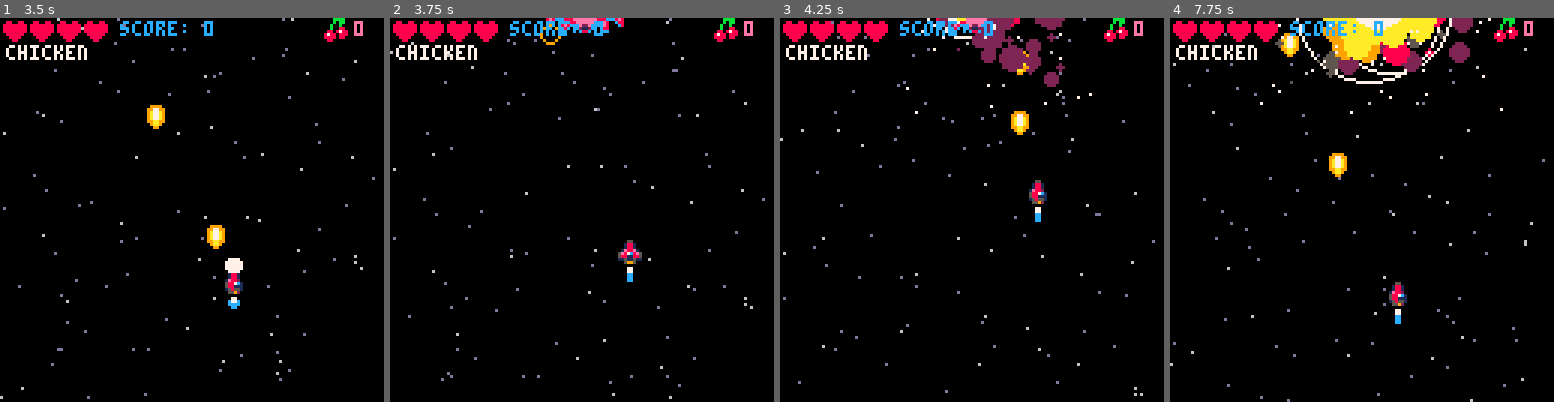
Above: before the commit, frames 1-4 (left to right).
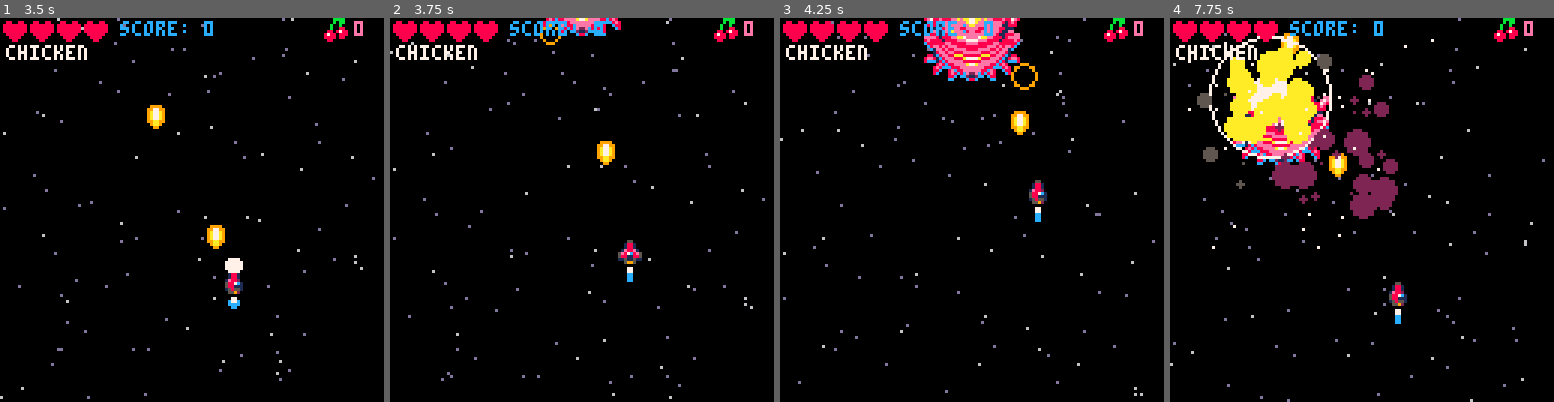
Above: after the commit, the same moments.

Repository: CRBroughton/pico-8-hero
Game: PICO-8 cartridge src/pico-8-hero.p8
Same seed, same stepped clock (60 frames per second), same inputs: the game is played once before the commit and once after it.
Inputs:
- Up to frame 1 (3.5 s): tap O (Z key) at 0.33, 0.7, 1.43, 2.22, 3.1 s; tap X (X key) at 1.07, 2.07, 2.4, 2.73, 3.07, 3.4 s; hold Left 1.97-2.37 s; hold Down 2.42-2.82 s; hold Right from 2.87 s (still down)
- Up to frame 2 (3.75 s): release Right at 3.53 s; hold Up from 3.58 s (still down); tap X (X key) at 3.73 s
- Up to frame 3 (4.25 s): tap O (Z key) at 3.98 s; tap X (X key) at 4.07 s; release Up at 4.08 s; hold Right from 4.13 s (still down)
- Up to frame 4 (7.75 s): tap X (X key) every 0.33 s from 4.4 to 7.73 s; release Right at 4.53 s; hold Down 4.58-5.08 s; tap O (Z key) every 0.88 s from 4.87 to 7.52 s; hold Left 5.13-5.8 s; hold Up 5.85-6.18 s; hold Left 6.23-6.63 s; hold Down 6.68-7.08 s; hold Right from 7.13 s (still down)

Frame 1 is identical in both runs. In frame 2, 0.6% of the frame differs, in the area x 39-61%, y 0-39%; in frame 3, 4.2%; in frame 4, 14%, in the area x 4-87%, y 0-61%.

Commit message:
fix(enemies): :bug: enemies can't be dmged on spawn

Diff:
--- a/src/update.lua
+++ b/src/update.lua
@@ -83,7 +83,9 @@
                 del (bullets, bullet)
                 small_wave(bullet.x + 4, bullet.y + 4)
                 small_spark(enemy.x + 4, enemy.y + 4)
-                enemy.hp -= bullet.dmg
+                if enemy.mission != "flyin" then
+                    enemy.hp -= bullet.dmg
+                end
                 sfx(3)
                 if enemy.boss then
                     enemy.flash = 5
